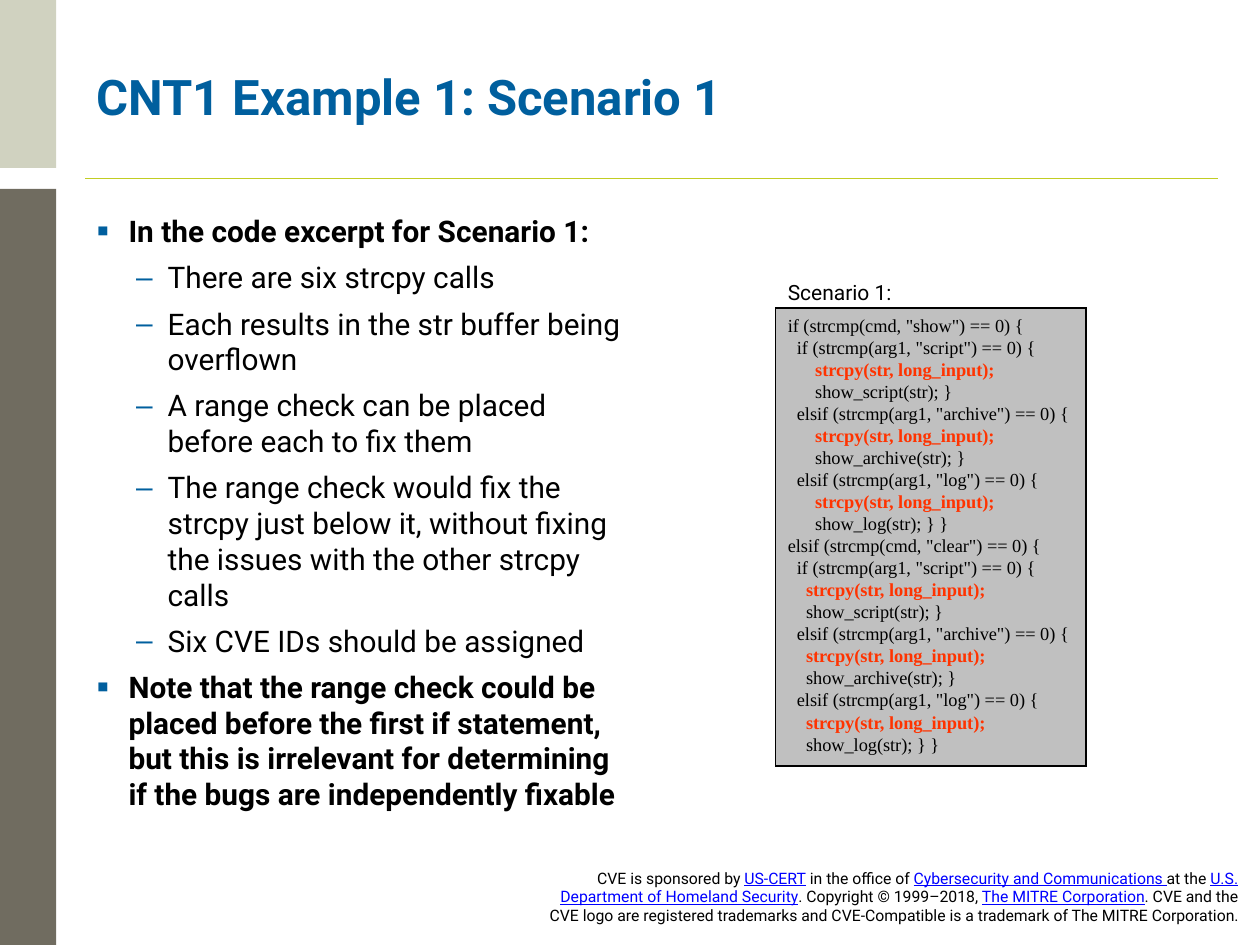
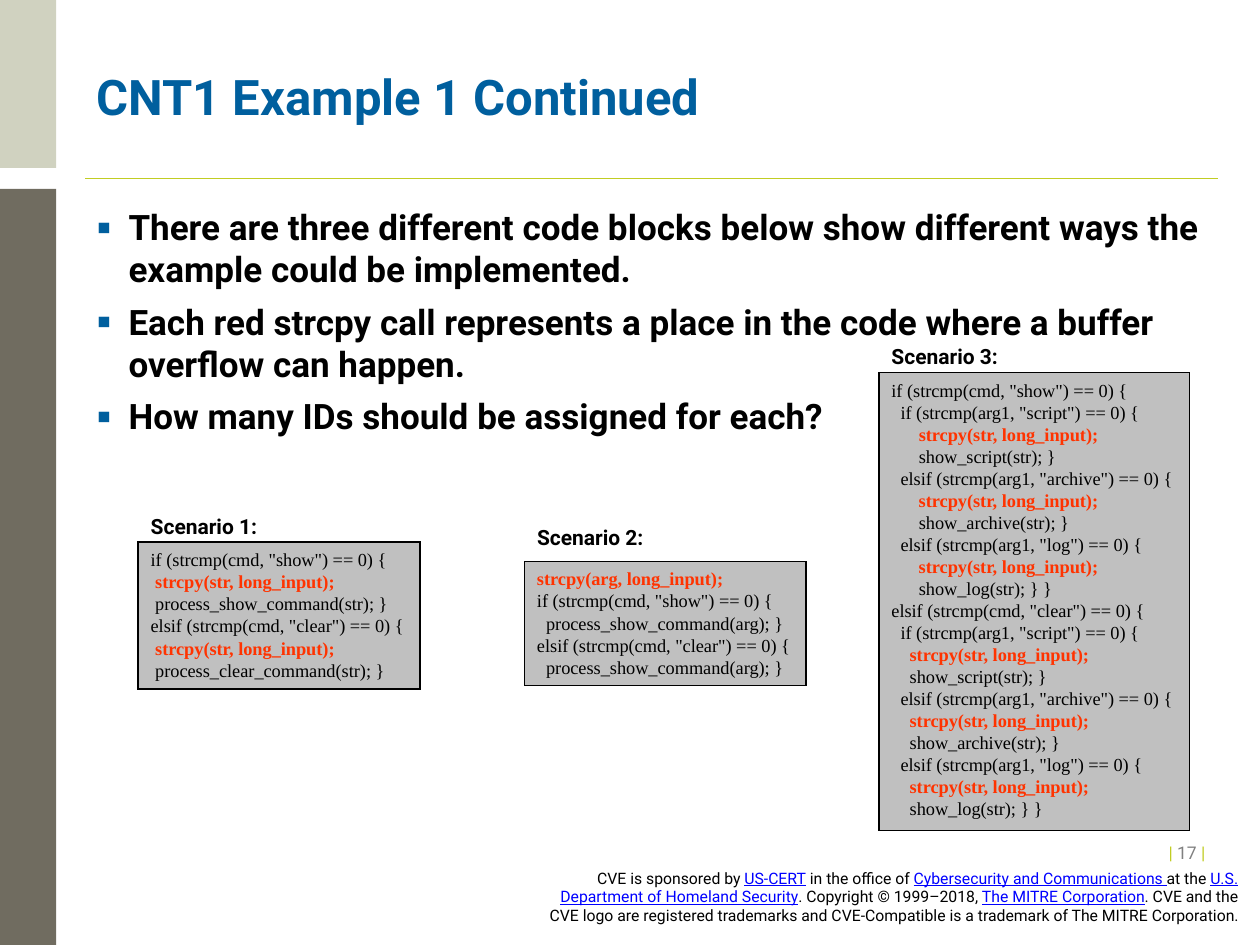
Before and after one commit to CVEProject/cveproject.github.io, a slide deck: slide 18 of docs/cna/CVE Counting Rules Training.pptx. Drawn at 1260x945 pixels with LibreOffice and Linux fonts; fonts in the diff are those of the drawing; background and template pictures are left out. Boxes give left, top, right and bottom in pixels: in the first picture for what was removed or moved away, otherwise in the second. Text is boxed around its words. In the diff, an @@ line names an element or a change of style, - is before the commit and + after.

Commit message:
Change CNT 1 Example 1

```diff
--- a/docs/cna/CVE Counting Rules Training.pptx
+++ b/docs/cna/CVE Counting Rules Training.pptx
@@ title at <box>97,78,700,125</box>: text changed @@
-CNT1 Example 1: Scenario 1
+CNT1 Example 1 Continued
@@ text removed at <box>129,219,620,812</box> @@
-▪ In the code excerpt for Scenario 1:
-  – There are six strcpy calls
-  – Each results in the str buffer being overflown
-  – A range check can be placed before each to fix them
-  – The range check would fix the strcpy just below it, without fixing the issues with the other strcpy calls
-  – Six CVE IDs should be assigned
-▪ Note that the range check could be placed before the first if statement, but this is irrelevant for determining if the bugs are independently fixable
@@ text added at <box>129,213,1198,437</box>, 20 pt, text #000000, bold @@
+▪ There are three different code blocks below show different ways the example could be implemented.
+▪ Each red strcpy call represents a place in the code where a buffer overflow can happen.
+▪ How many IDs should be assigned for each?
@@ text added at <box>891,348,998,365</box>, 12 pt, text #000000, bold @@
+Scenario 3:
@@ rectangle "if (strcmp(cmd, "show") == 0) ...": place and size @@
-rectangle "if (strcmp(cmd, "show") == 0) ..." at <box>775,307,1086,766</box>
+rectangle "if (strcmp(cmd, "show") == 0) ..." at <box>879,373,1191,832</box>
@@ text "Scenario 1:": place and size @@
-text "Scenario 1:" at <box>788,285,892,301</box>
+text "Scenario 1:" at <box>151,518,257,535</box>
@@ text "Scenario 1:" at <box>151,518,257,535</box>: bold on @@
@@ text added at <box>537,529,643,546</box>, 12 pt, text #000000, bold @@
+Scenario 2:
@@ rectangle added at <box>139,542,421,688</box>, fill #C0C0C0, outline #000000 1 pt, 10.5 pt, text #000000 @@
+if (strcmp(cmd, "show") == 0) {
+strcpy(str, long_input);
+process_show_command(str); }
+elsif (strcmp(cmd, "clear") == 0) {
+strcpy(str, long_input);
+process_clear_command(str); }
@@ rectangle added at <box>524,562,806,685</box>, fill #C0C0C0, outline #000000 1 pt, 10.5 pt, text #000000 @@
+strcpy(arg, long_input);
+if (strcmp(cmd, "show") == 0) {
+process_show_command(arg); }
+elsif (strcmp(cmd, "clear") == 0) {
+process_show_command(arg); }
@@ page number added at <box>1177,846,1197,859</box>, 10 pt, text #C1CD23 @@
+| 17 |
```
Also in this commit, not shown: 18 other slides changed, 1 slide added, 2 slides removed.
